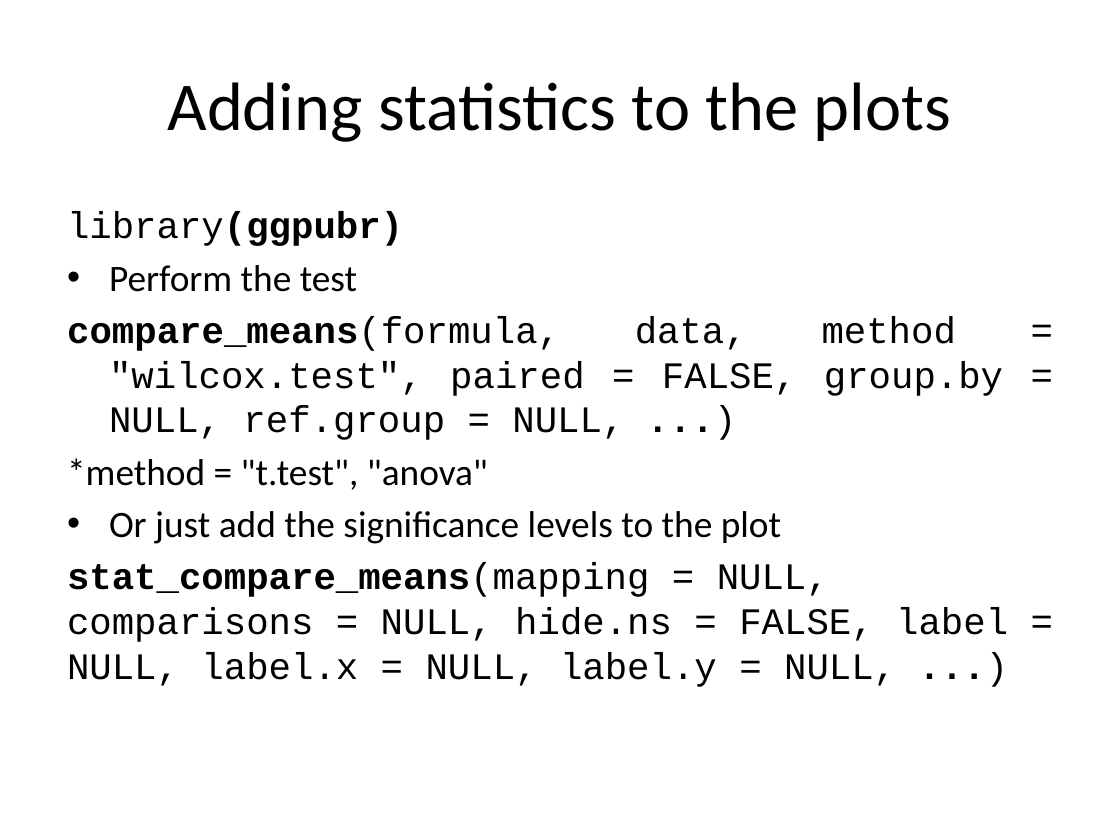
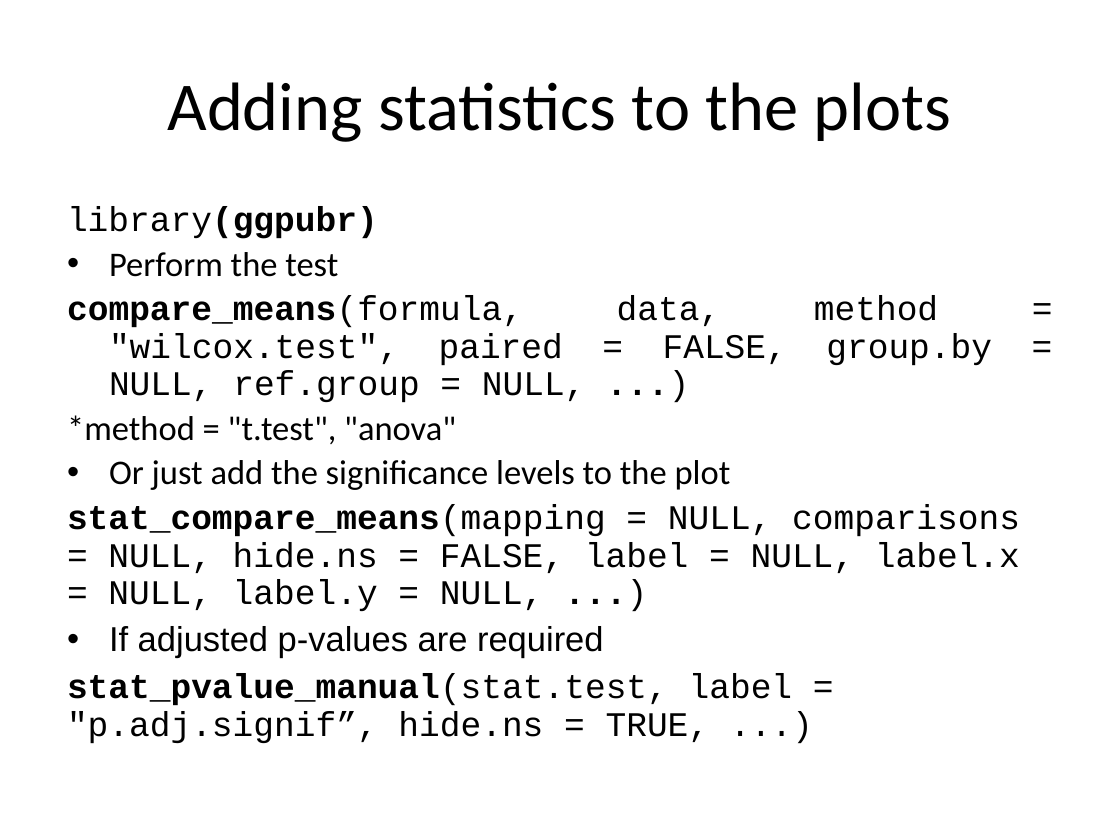
Before and after one commit to sraorao/data_analysis_visualisation_R_HT2022, a slide deck: slide 4 of powerpoint files/Session3.pptx. Drawn at 1120x840 pixels with LibreOffice and Linux fonts; fonts in the diff are those of the drawing. Boxes give left, top, right and bottom in pixels: in the first picture for what was removed or moved away, otherwise in the second. Text is boxed around its words. In the diff, an @@ line names an element or a change of style, - is before the commit and + after.

```diff
--- a/powerpoint files/Session3.pptx
+++ b/powerpoint files/Session3.pptx
@@ text at (67, 206, 1020, 611): size 24 to 22.2 pt in "library(ggpubr)", "Perform the test", "compare_means(formula, data, method = "wilcox.test", paired  ...", "*method = "t.test", "anova"" and 2 more places; line spacing 1 to 0.9 @@
@@ text at (67, 626, 793, 744): paragraphs added @@
+• If adjusted p-values are required
+stat_pvalue_manual(stat.test, label = "p.adj.signif”, hide.ns = TRUE, ...)
```
Also in this commit, not shown: 6 other slides changed, 2 slides removed.
